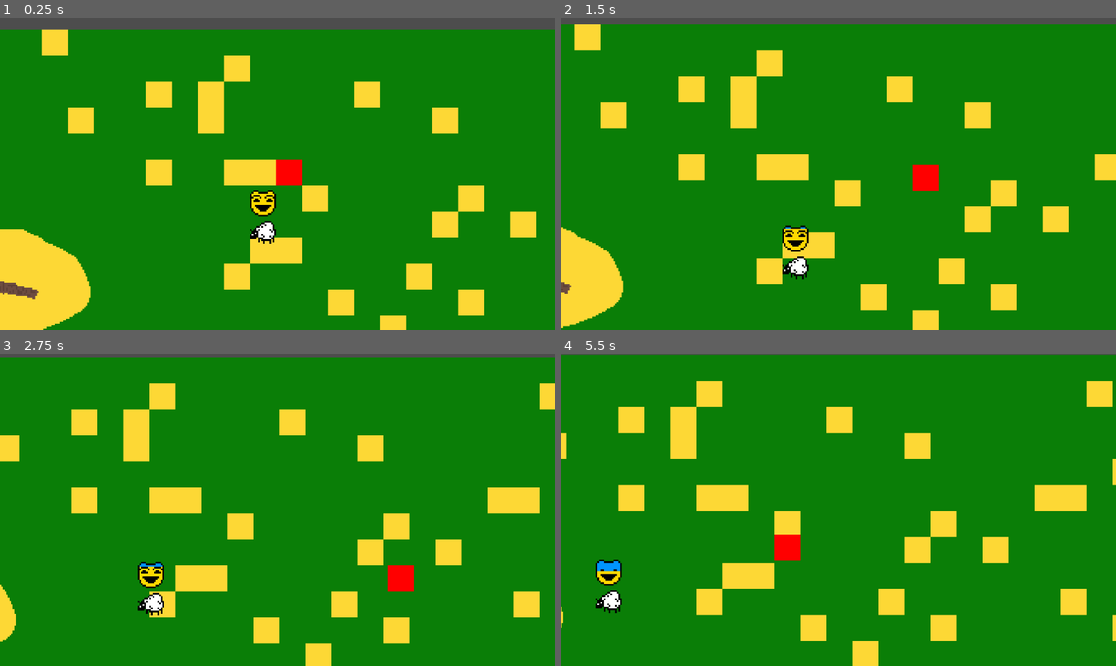
Above: before the commit, frames 1-4 (two rows, left to right).
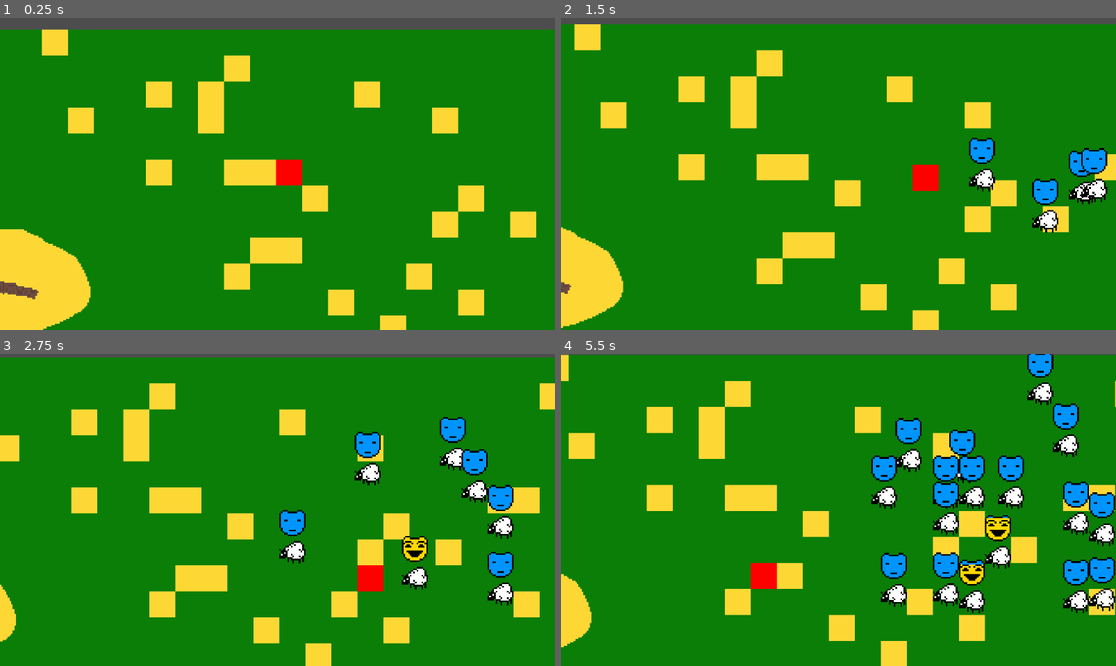
Above: after the commit, the same moments.

Repository: zelochron42/Clown-Ranch-Game
Game: Godot game, scene res://main_scene.tscn
Same seed, same stepped clock (60 frames per second), same inputs: the game is played once before the commit and once after it.
Inputs:
- Up to frame 1 (0.25 s): no input
- Up to frame 2 (1.5 s): hold Right (ui_right) 0.53-1.28 s; tap Space (ui_select) at 0.6, 0.77, 1.07, 1.35 s; hold Down (ui_down) from 1.28 s (still down)
- Up to frame 3 (2.75 s): tap Space (ui_select) at 1.52, 1.82, 2.1 s; release Down (ui_down) at 2.03 s; hold Right (ui_right) from 2.03 s (still down)
- Up to frame 4 (5.5 s): release Right (ui_right) at 2.78 s; hold Up (ui_up) 2.78-3.53 s; tap Space (ui_select) at 2.85, 3.02, 3.32, 3.6, 3.77, 4.07, 4.35, 4.52, 4.82, 5.1 s; hold Left (ui_left) 3.53-5.03 s; hold Down (ui_down) from 5.03 s (still down)

The runs differ from the first frame. In frame 1, 0.6% of the frame differs, in the area x 45-50%, y 55-73%; in frame 2, 2.7%; in frame 3, 5.3%; in frame 4, 27%, in the area x 0-100%, y 0-100%.

Commit message:
sheep spawner
press space to use

Diff:
--- /dev/null
+++ b/EntitySpawner.gd
@@ -0,0 +1,24 @@
+extends Node
+
+var sheep = preload("res://sheep.tscn")
+@export var sheep_zone : Rect2i
+
+# Called when the node enters the scene tree for the first time.
+func _ready():
+	pass # Replace with function body.
+
+
+# Called every frame. 'delta' is the elapsed time since the previous frame.
+func _process(delta):
+	if Input.is_action_just_pressed("ui_select"):
+		SpawnSheep()
+
+func SpawnSheep():
+	var random_x : int = randi_range(sheep_zone.position.x, sheep_zone.end.x)
+	var random_y : int = randi_range(sheep_zone.position.y, sheep_zone.end.y)
+	var new_tile : Vector2i = Vector2i(random_x, random_y)
+	print(new_tile)
+	var new_sheep = sheep.instantiate()
+	var tmo = new_sheep.find_child("TilemapObject")
+	get_tree().current_scene.add_child(new_sheep)
+	tmo.MoveToCell(new_tile)
--- a/TilemapObject.gd
+++ b/TilemapObject.gd
@@ -6,6 +6,7 @@
 @export var move_time : float = 0.2 #time in seconds it takes to move from one tile to another
 var parent : Node2D
 var is_tweening : bool = false
+signal loaded
 
 func _ready(): #equivalent to Unity's Start() method, runs once at the start
 	map = get_tree().current_scene.find_child("TileMap")
@@ -14,6 +15,7 @@
 	goal_cell = cell_position
 	_sync_parent()
 	map.objects.append(parent) #adds parent to the list of moving objects tracked by GameMap.gd
+	loaded.emit() #signal that this node is ready to be used
 
 func MoveToCell(new_cell : Vector2i, ignore_objects : bool = false, override_movement : bool = false) -> Node:
 	#This function will attempt to tween this object to a specified cell
--- a/main_scene.tscn
+++ b/main_scene.tscn
@@ -1,16 +1,11 @@
-[gd_scene load_steps=14 format=3 uid="uid://c1s4kykt7sebs"]
-
-[ext_resource type="Texture2D" uid="uid://ci3y46116en3f" path="res://redcube.png" id="1_12xs2"]
+[gd_scene load_steps=9 format=3 uid="uid://c1s4kykt7sebs"]
+
+[ext_resource type="Texture2D" uid="uid://ci3y46116en3f" path="res://sprites/redcube.png" id="1_12xs2"]
 [ext_resource type="Script" path="res://TilemapObject.gd" id="2_avyxl"]
 [ext_resource type="Script" path="res://Player.gd" id="2_so2lg"]
-[ext_resource type="Texture2D" uid="uid://ccv6go4oo7uxk" path="res://d01.png" id="5_gfouj"]
+[ext_resource type="Texture2D" uid="uid://ccv6go4oo7uxk" path="res://sprites/d01.png" id="5_gfouj"]
 [ext_resource type="Script" path="res://GameMap.gd" id="5_k8yc6"]
-[ext_resource type="Script" path="res://SheepBehavior.gd" id="6_ckt2i"]
-[ext_resource type="Texture2D" uid="uid://cnlfcc36qkvrq" path="res://sheep_prototype.png" id="6_h406r"]
-[ext_resource type="Texture2D" uid="uid://cff5pygu1bhld" path="res://laugh_face_back.png" id="8_jm57e"]
-[ext_resource type="Script" path="res://LaughMeter.gd" id="9_b507p"]
-[ext_resource type="Texture2D" uid="uid://ccrgyhm8lnuf7" path="res://laugh_face_purple.png" id="9_inxpc"]
-[ext_resource type="Script" path="res://Pathfinder.gd" id="11_tu8l2"]
+[ext_resource type="Script" path="res://EntitySpawner.gd" id="6_s48w7"]
 
 [sub_resource type="TileSetAtlasSource" id="TileSetAtlasSource_4kkab"]
 texture = ExtResource("5_gfouj")
@@ -412,36 +407,6 @@
 layer_0/tile_data = PackedInt32Array(65520, 0, 0, 131056, 786432, 4, 196592, 0, 2, 262128, 0, 3, 327664, 0, 4, 393200,  …(7221 unchanged characters)…
 script = ExtResource("5_k8yc6")
 
-[node name="Sheeple" type="Sprite2D" parent="."]
-position = Vector2(-8, 120)
-texture = ExtResource("6_h406r")
-script = ExtResource("6_ckt2i")
-trailer_position = Vector2i(-12, 9)
-
-[node name="TilemapObject" type="Node" parent="Sheeple" node_paths=PackedStringArray("map")]
-script = ExtResource("2_avyxl")
-map = NodePath("../../TileMap")
-move_time = 0.8
-
-[node name="LaughMeter" type="TextureProgressBar" parent="Sheeple"]
-z_index = 2
-layout_direction = 1
-offset_left = -8.0
-offset_top = -26.0
-offset_right = 8.0
-offset_bottom = -10.0
-max_value = 16.0
-step = 0.1
-value = 16.0
-fill_mode = 3
-texture_under = ExtResource("8_jm57e")
-texture_progress = ExtResource("9_inxpc")
-script = ExtResource("9_b507p")
-
-[node name="Timer" type="Timer" parent="Sheeple/LaughMeter"]
-process_callback = 0
-wait_time = 0.75
-autostart = true
-
-[node name="Pathfinder" type="Node" parent="Sheeple"]
-script = ExtResource("11_tu8l2")
+[node name="EntitySpawner" type="Node" parent="."]
+script = ExtResource("6_s48w7")
+sheep_zone = Rect2i(2, 2, 10, 7)
--- a/node_2d.tscn
+++ b/node_2d.tscn
@@ -1,14 +1,14 @@
 [gd_scene load_steps=15 format=3 uid="uid://ds8ctvo3cbgfg"]
 
-[ext_resource type="Texture2D" uid="uid://ci3y46116en3f" path="res://redcube.png" id="1_afk3h"]
+[ext_resource type="Texture2D" uid="uid://ci3y46116en3f" path="res://sprites/redcube.png" id="1_afk3h"]
 [ext_resource type="Script" path="res://Player.gd" id="2_67kgw"]
 [ext_resource type="Script" path="res://TilemapObject.gd" id="3_21bqp"]
-[ext_resource type="Texture2D" uid="uid://ccv6go4oo7uxk" path="res://d01.png" id="4_cxbc6"]
+[ext_resource type="Texture2D" uid="uid://ccv6go4oo7uxk" path="res://sprites/d01.png" id="4_cxbc6"]
 [ext_resource type="Script" path="res://GameMap.gd" id="5_w5uva"]
-[ext_resource type="Texture2D" uid="uid://cy843ccv11608" path="res://sheep_prototype.png" id="6_48yiu"]
+[ext_resource type="Texture2D" uid="uid://cy843ccv11608" path="res://sprites/sheep_prototype.png" id="6_48yiu"]
 [ext_resource type="Script" path="res://SheepBehavior.gd" id="7_cmpdt"]
-[ext_resource type="Texture2D" uid="uid://cff5pygu1bhld" path="res://laugh_face_back.png" id="8_khh2r"]
-[ext_resource type="Texture2D" uid="uid://ccrgyhm8lnuf7" path="res://laugh_face_purple.png" id="9_1jnji"]
+[ext_resource type="Texture2D" uid="uid://cff5pygu1bhld" path="res://sprites/laugh_face_back.png" id="8_khh2r"]
+[ext_resource type="Texture2D" uid="uid://ccrgyhm8lnuf7" path="res://sprites/laugh_face_purple.png" id="9_1jnji"]
 [ext_resource type="Script" path="res://LaughMeter.gd" id="10_yroj5"]
 [ext_resource type="Script" path="res://Interactable.gd" id="11_3xe5q"]
 
--- a/pathfinding_experimentation.tscn
+++ b/pathfinding_experimentation.tscn
@@ -1,17 +1,16 @@
-[gd_scene load_steps=16 format=3 uid="uid://co6juaxukx7yl"]
+[gd_scene load_steps=15 format=3 uid="uid://co6juaxukx7yl"]
 
 [ext_resource type="Script" path="res://GameMap.gd" id="1_0bujn"]
-[ext_resource type="Texture2D" uid="uid://ci3y46116en3f" path="res://redcube.png" id="1_hu2dc"]
+[ext_resource type="Texture2D" uid="uid://ci3y46116en3f" path="res://sprites/redcube.png" id="1_hu2dc"]
 [ext_resource type="Script" path="res://Player.gd" id="2_su2wl"]
 [ext_resource type="Script" path="res://TilemapObject.gd" id="3_orwgm"]
-[ext_resource type="Texture2D" uid="uid://ccv6go4oo7uxk" path="res://d01.png" id="4_331fw"]
-[ext_resource type="Texture2D" uid="uid://cnlfcc36qkvrq" path="res://sheep_prototype.png" id="6_opxu7"]
-[ext_resource type="Script" path="res://SheepBehavior.gd" id="7_0xf5i"]
-[ext_resource type="Texture2D" uid="uid://cff5pygu1bhld" path="res://laugh_face_back.png" id="8_i4xd2"]
-[ext_resource type="Texture2D" uid="uid://ccrgyhm8lnuf7" path="res://laugh_face_purple.png" id="9_jwl76"]
+[ext_resource type="Texture2D" uid="uid://ccv6go4oo7uxk" path="res://sprites/d01.png" id="4_331fw"]
+[ext_resource type="Texture2D" uid="uid://cff5pygu1bhld" path="res://sprites/laugh_face_back.png" id="8_i4xd2"]
+[ext_resource type="Texture2D" uid="uid://ccrgyhm8lnuf7" path="res://sprites/laugh_face_purple.png" id="9_jwl76"]
 [ext_resource type="Script" path="res://LaughMeter.gd" id="10_3s3vo"]
 [ext_resource type="Script" path="res://Pathfinder.gd" id="11_bfjm0"]
-[ext_resource type="Texture2D" uid="uid://cnugpn1u3ulk" path="res://madclown.png" id="12_lsmbl"]
+[ext_resource type="Texture2D" uid="uid://cnugpn1u3ulk" path="res://sprites/madclown.png" id="12_lsmbl"]
+[ext_resource type="Script" path="res://EntitySpawner.gd" id="12_nt56t"]
 [ext_resource type="Script" path="res://AngryClown.gd" id="13_24mys"]
 
 [sub_resource type="TileSetAtlasSource" id="TileSetAtlasSource_4kkab"]
@@ -415,42 +414,6 @@
 layer_0/tile_data = PackedInt32Array(0, 1048576, 0, 65536, 1310720, 4, 131072, 917504, 5, 196608, 917504, 5, 262144, 15 …(3599 unchanged characters)…
 script = ExtResource("1_0bujn")
 
-[node name="pathfindtestsheep" type="Sprite2D" parent="."]
-position = Vector2(103, 104)
-texture = ExtResource("6_opxu7")
-script = ExtResource("7_0xf5i")
-
-[node name="TilemapObject" type="Node" parent="pathfindtestsheep" node_paths=PackedStringArray("map")]
-script = ExtResource("3_orwgm")
-map = NodePath("../../TileMap")
-move_time = 0.8
-
-[node name="LaughMeter" type="TextureProgressBar" parent="pathfindtestsheep"]
-z_index = 2
-layout_direction = 1
-offset_left = -8.0
-offset_top = -26.0
-offset_right = 8.0
-offset_bottom = -10.0
-max_value = 16.0
-step = 0.1
-value = 16.0
-fill_mode = 3
-texture_under = ExtResource("8_i4xd2")
-texture_progress = ExtResource("9_jwl76")
-script = ExtResource("10_3s3vo")
-
-[node name="Timer" type="Timer" parent="pathfindtestsheep/LaughMeter"]
-process_callback = 0
-wait_time = 0.75
-autostart = true
-
-[node name="Pathfinder" type="Node" parent="pathfindtestsheep" node_paths=PackedStringArray("tilemap", "tilemap_object", "player_object")]
-script = ExtResource("11_bfjm0")
-tilemap = NodePath("../../TileMap")
-tilemap_object = NodePath("../TilemapObject")
-player_object = NodePath("../../Player/TilemapObject")
-
 [node name="AngryClown" type="Sprite2D" parent="."]
 position = Vector2(73, 86)
 texture = ExtResource("12_lsmbl")
@@ -464,7 +427,7 @@
 [node name="Pathfinder" type="Node" parent="AngryClown" node_paths=PackedStringArray("tilemap", "tilemap_object", "player_object")]
 script = ExtResource("11_bfjm0")
 tilemap = NodePath("../../TileMap")
-tilemap_object = NodePath("../../pathfindtestsheep/TilemapObject")
+tilemap_object = NodePath("")
 player_object = NodePath("../../Player/TilemapObject")
 
 [node name="LaughMeter" type="TextureProgressBar" parent="AngryClown"]
@@ -486,3 +449,7 @@
 process_callback = 0
 wait_time = 0.75
 autostart = true
+
+[node name="EntitySpawner" type="Node" parent="."]
+script = ExtResource("12_nt56t")
+sheep_zone = Rect2i(5, 3, 5, 3)
--- /dev/null
+++ b/sheep.tscn
@@ -0,0 +1,40 @@
+[gd_scene load_steps=8 format=3 uid="uid://crbsnk1sdhtbj"]
+
+[ext_resource type="Texture2D" uid="uid://cy843ccv11608" path="res://sprites/sheep_prototype.png" id="1_p65py"]
+[ext_resource type="Script" path="res://SheepBehavior.gd" id="2_erifq"]
+[ext_resource type="Script" path="res://TilemapObject.gd" id="3_qtf86"]
+[ext_resource type="Texture2D" uid="uid://cff5pygu1bhld" path="res://sprites/laugh_face_back.png" id="4_0d5ii"]
+[ext_resource type="Texture2D" uid="uid://ccrgyhm8lnuf7" path="res://sprites/laugh_face_purple.png" id="5_e4y28"]
+[ext_resource type="Script" path="res://LaughMeter.gd" id="6_vgvxx"]
+[ext_resource type="Script" path="res://Pathfinder.gd" id="7_ag44y"]
+
+[node name="Sheep" type="Sprite2D"]
+position = Vector2(100, 90)
+texture = ExtResource("1_p65py")
+script = ExtResource("2_erifq")
+trailer_position = Vector2i(-12, 9)
+
+[node name="TilemapObject" type="Node" parent="."]
+script = ExtResource("3_qtf86")
+move_time = 0.8
+
+[node name="LaughMeter" type="TextureProgressBar" parent="."]
+z_index = 2
+layout_direction = 1
+offset_left = -8.0
+offset_top = -26.0
+offset_right = 8.0
+offset_bottom = -10.0
+max_value = 16.0
+step = 0.1
+fill_mode = 3
+texture_under = ExtResource("4_0d5ii")
+texture_progress = ExtResource("5_e4y28")
+script = ExtResource("6_vgvxx")
+
+[node name="Timer" type="Timer" parent="LaughMeter"]
+process_callback = 0
+autostart = true
+
+[node name="Pathfinder" type="Node" parent="."]
+script = ExtResource("7_ag44y")
Renamed: d01.png -> sprites/d01.png
Not shown, changed: sprites/d01.png.import
Renamed: laugh_face.png -> sprites/laugh_face.png
Not shown, changed: sprites/laugh_face.png.import
Renamed: laugh_face_back.png -> sprites/laugh_face_back.png
Not shown, changed: sprites/laugh_face_back.png.import
Renamed: laugh_face_purple.png -> sprites/laugh_face_purple.png
Not shown, changed: sprites/laugh_face_purple.png.import
Renamed: madclown.png -> sprites/madclown.png
Not shown, changed: sprites/madclown.png.import
Renamed: redcube.png -> sprites/redcube.png
Not shown, changed: sprites/redcube.png.import
(and 4 more such lines)
